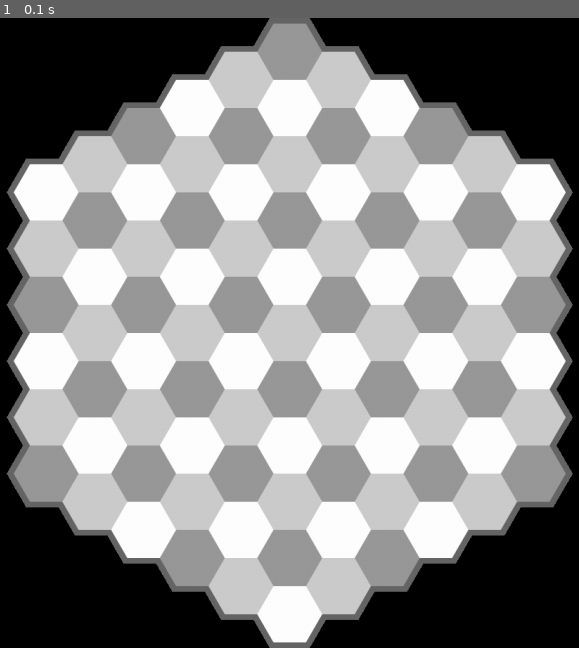
Above: before the commit, frame 1.
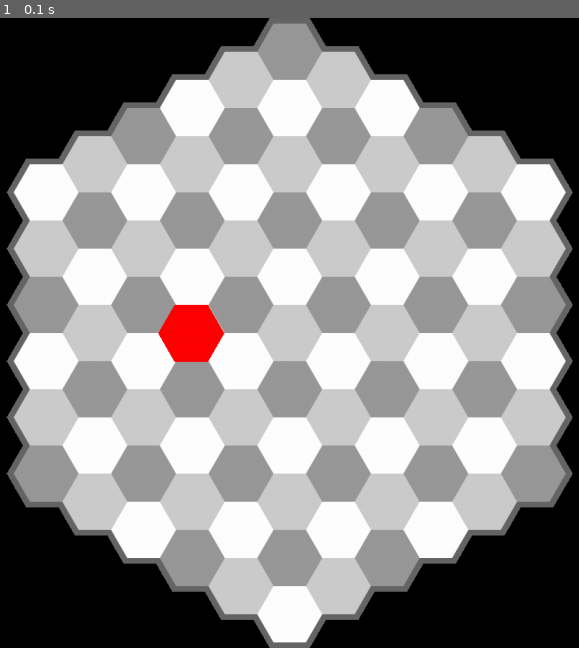
Above: after the commit, the same moment.

Repository: astrorya/HexChess
Game: pygame game, started from HexChess_pygameintro.py
The game is run twice, just before and just after one commit, with the same random seed, the same clock (stepped at 60 frames per second) and the same inputs.
Inputs:
- Up to frame 1 (0.1 s): no input

The runs differ from the first frame. In frame 1, 0.8% of the frame differs, in the area x 27-39%, y 45-55%.

Commit message:
made a hexagon

Diff:
--- a/HexChess_pygameintro.py
+++ b/HexChess_pygameintro.py
@@ -1,5 +1,5 @@
 import pygame
-import numpy
+import numpy as np
 
 pygame.init()
 window_size_x = 1280
@@ -27,6 +27,25 @@
     center_board_x = board_window_x_diff / 2
     screen.blit(background, (center_board_x,0))
 
+    # drawing the hexagons into the game rather than just a PNG
+
+    # function for finding 6 vertices from the center
+
+    def vertices(center):
+        """
+        Input "center" as pixel coordinates: [x, y]
+        """
+        side_length = 40/np.sin(np.pi/3) # pixels
+        v1 = (center[0]+(side_length), center[1])
+        v2 = (center[0]+(40/np.tan(np.pi/3)), center[1]-(40))
+        v3 = (center[0]-(40/np.tan(np.pi/3)), center[1]-(40))
+        v4 = (center[0]-(side_length), center[1])
+        v5 = (center[0]-(40/np.tan(np.pi/3)), center[1]+(40))
+        v6 = (center[0]+(40/np.tan(np.pi/3)), center[1]+(40))
+        return [v1, v2, v3, v4, v5, v6]
+
+    # trying to make just one hexagon
+    pygame.draw.polygon(screen, (255,0,0), vertices([500, 448]))
     # Adding the blits for each piece
 
 
